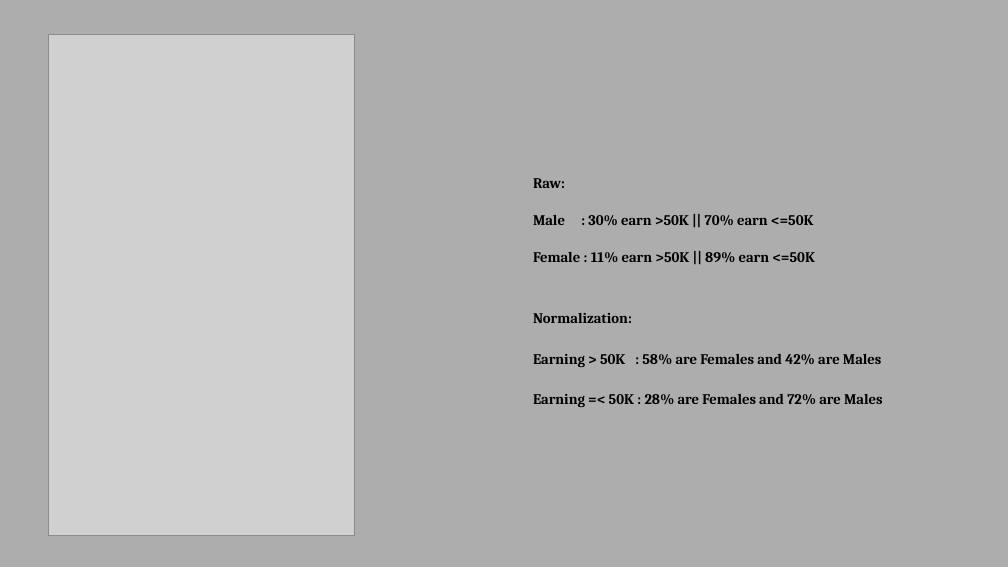
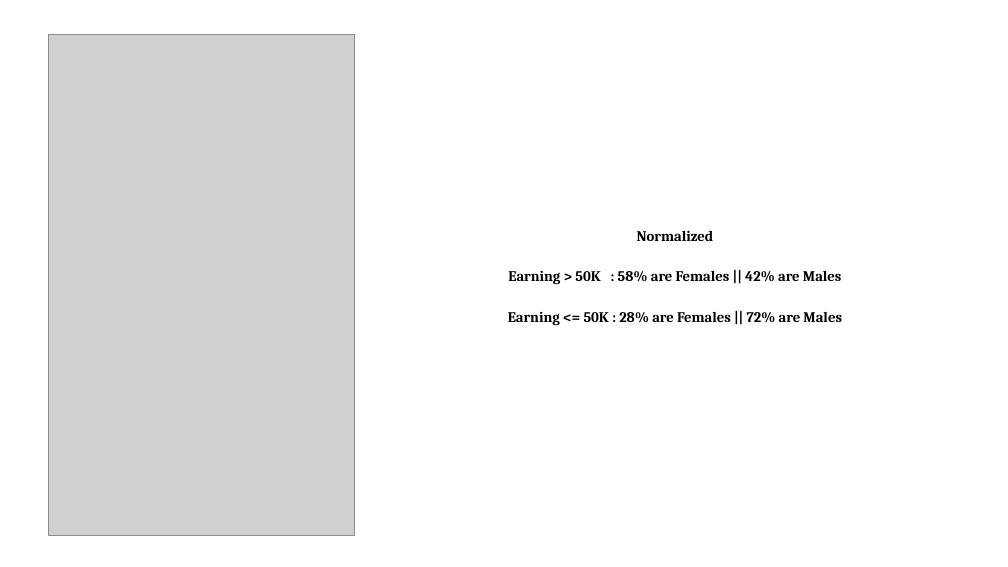
Before and after one commit to AaronCarney/Adult_income_casestudy, a slide deck: slide 3 of Adult Income Prediction.pptx (slide 4 before the commit). Drawn at 1008x567 pixels with LibreOffice and Linux fonts; fonts in the diff are those of the drawing; grey boxes stand for pictures. Boxes give left, top, right and bottom in pixels: in the first picture for what was removed or moved away, otherwise in the second. Text is boxed around its words. In the diff, an @@ line names an element or a change of style, - is before the commit and + after.

```diff
--- a/Adult Income Prediction.pptx
+++ b/Adult Income Prediction.pptx
@@ background #ADADAD to #FFFFFF @@
@@ text at bbox=[508, 231, 842, 326]: text changed @@
-Raw:
-Male : 30% earn >50K || 70% earn <=50K
-Female : 11% earn >50K || 89% earn <=50K
-Normalization:
-Earning > 50K : 58% are Females and 42% are Males
-Earning =< 50K : 28% are Females and 72% are Males
+Normalized
+Earning > 50K : 58% are Females || 42% are Males
+Earning <= 50K : 28% are Females || 72% are Males
```
Also in this commit, not shown: 8 other slides changed, 3 slides added, 2 slides removed.
